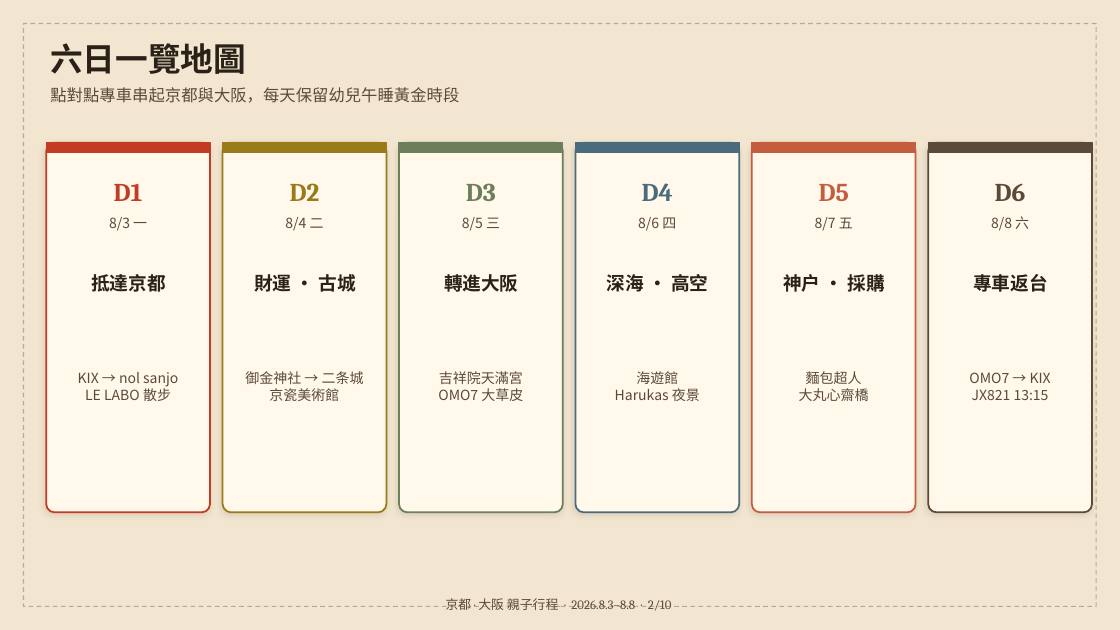
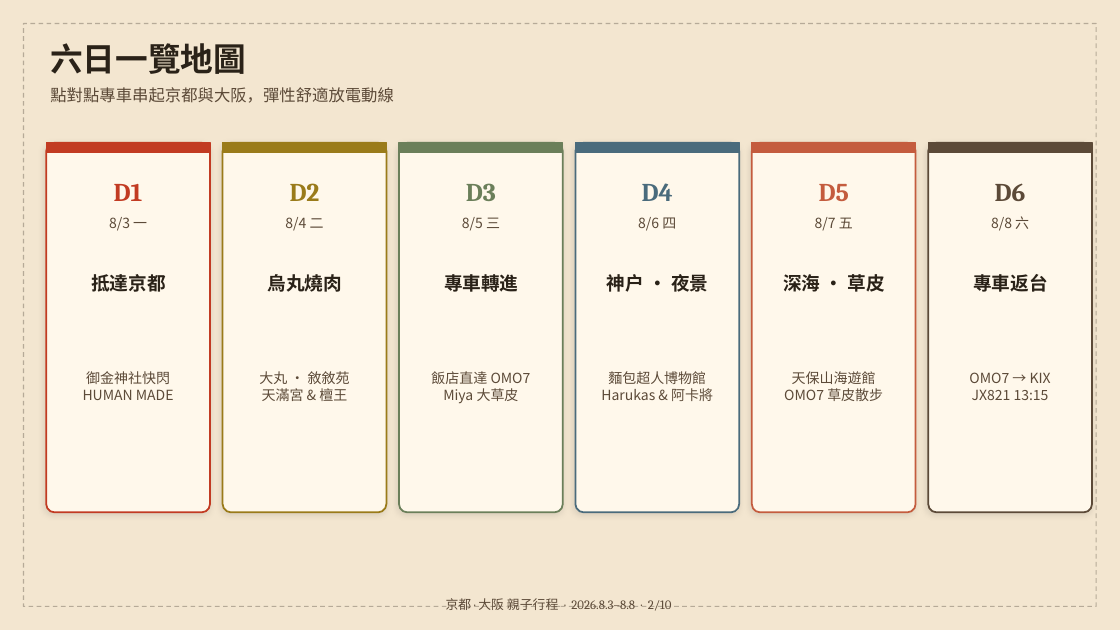
Before and after one commit to maxchan-stack/family-trip-kyoto-osaka-2026, a slide deck: slide 2 of itinerary.pptx. Drawn at 1120x630 pixels with LibreOffice and Linux fonts; fonts in the diff are those of the drawing. Boxes give left, top, right and bottom in pixels: in the first picture for what was removed or moved away, otherwise in the second. Text is boxed around its words. In the diff, an @@ line names an element or a change of style, - is before the commit and + after.

```diff
--- a/itinerary.pptx
+++ b/itinerary.pptx
@@ text at [50, 87, 394, 103]: text changed @@
-點對點專車串起京都與大阪，每天保留幼兒午睡黃金時段
+點對點專車串起京都與大阪，彈性舒適放電動線
@@ text at [268, 274, 342, 292]: text changed @@
-財運 · 古城
+烏丸燒肉
@@ text at [444, 274, 518, 292]: text changed @@
-轉進大阪
+專車轉進
@@ text at [607, 274, 708, 292]: text changed @@
-深海 · 高空
+神戶 · 夜景
@@ text at [783, 274, 885, 292]: text changed @@
-神戶 · 採購
+深海 · 草皮
@@ text at [83, 371, 174, 400]: text changed @@
-KIX → nol sanjo
-LE LABO 散步
+御金神社快閃
+HUMAN MADE
@@ text at [259, 371, 350, 401]: text changed @@
-御金神社 → 二条城
-京瓷美術館
+大丸 · 敘敘苑
+天滿宮 & 檀王
@@ text at [431, 371, 531, 404]: text changed @@
-吉祥院天滿宮
-OMO7 大草皮
+飯店直達 OMO7
+Miya 大草皮
@@ text at [601, 371, 713, 401]: text changed @@
-海遊館
-Harukas 夜景
+麵包超人博物館
+Harukas & 阿卡將
@@ text at [784, 371, 883, 401]: text changed @@
-麵包超人
-大丸心齋橋
+天保山海遊館
+OMO7 草皮散步
```
Also in this commit, not shown: 7 other slides changed, 1 slide added, 1 slide removed, 4 other files.
